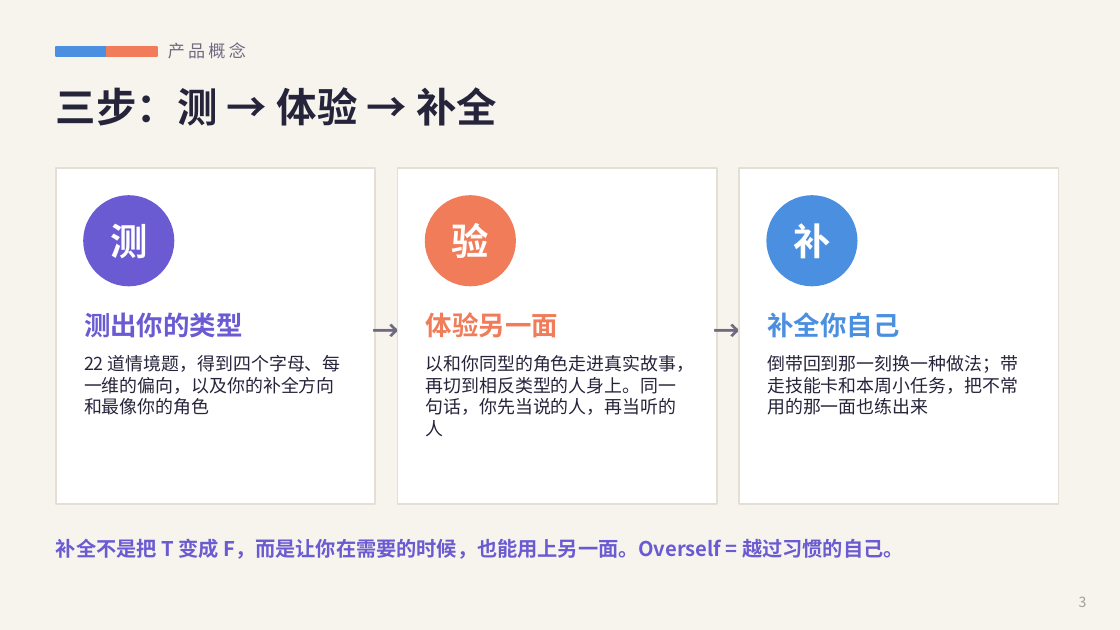
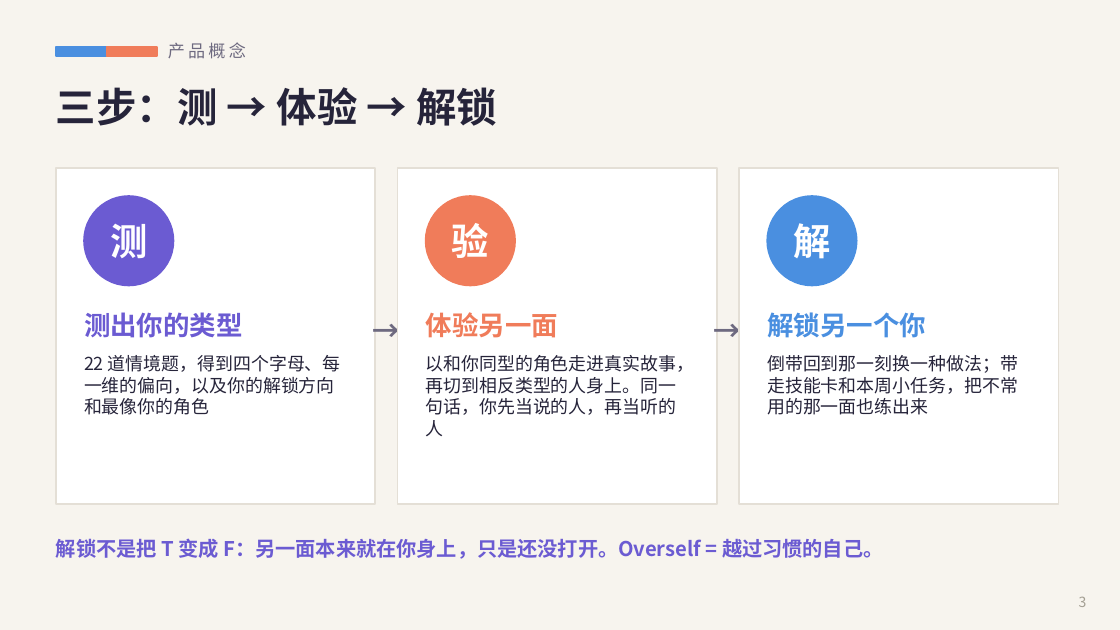
Before and after one commit to YuYuYuZero/overself-ai-edu-game, a slide deck: slide 3 of pitch/Overself-路演.pptx. Drawn at 1120x630 pixels with LibreOffice and Linux fonts; fonts in the diff are those of the drawing. Boxes give left, top, right and bottom in pixels: in the first picture for what was removed or moved away, otherwise in the second. Text is boxed around its words. In the diff, an @@ line names an element or a change of style, - is before the commit and + after.

```diff
--- a/pitch/Overself-路演.pptx
+++ b/pitch/Overself-路演.pptx
@@ text at (56, 87, 497, 126): text changed @@
-三步：测 → 体验 → 补全
+三步：测 → 体验 → 解锁
@@ text at (793, 223, 830, 259): text changed @@
-补
+解
@@ text at (767, 312, 926, 338): text changed @@
-补全你自己
+解锁另一个你
@@ text at (84, 355, 341, 415): text changed @@
-22 道情境题，得到四个字母、每一维的偏向，以及你的补全方向和最像你的角色
+22 道情境题，得到四个字母、每一维的偏向，以及你的解锁方向和最像你的角色
@@ text at (56, 538, 883, 559): text changed @@
-补全不是把 T 变成 F，而是让你在需要的时候，也能用上另一面。Overself = 越过习惯的自己。
+解锁不是把 T 变成 F：另一面本来就在你身上，只是还没打开。Overself = 越过习惯的自己。
```
Also in this commit, not shown: 9 other slides changed, 19 other files.
